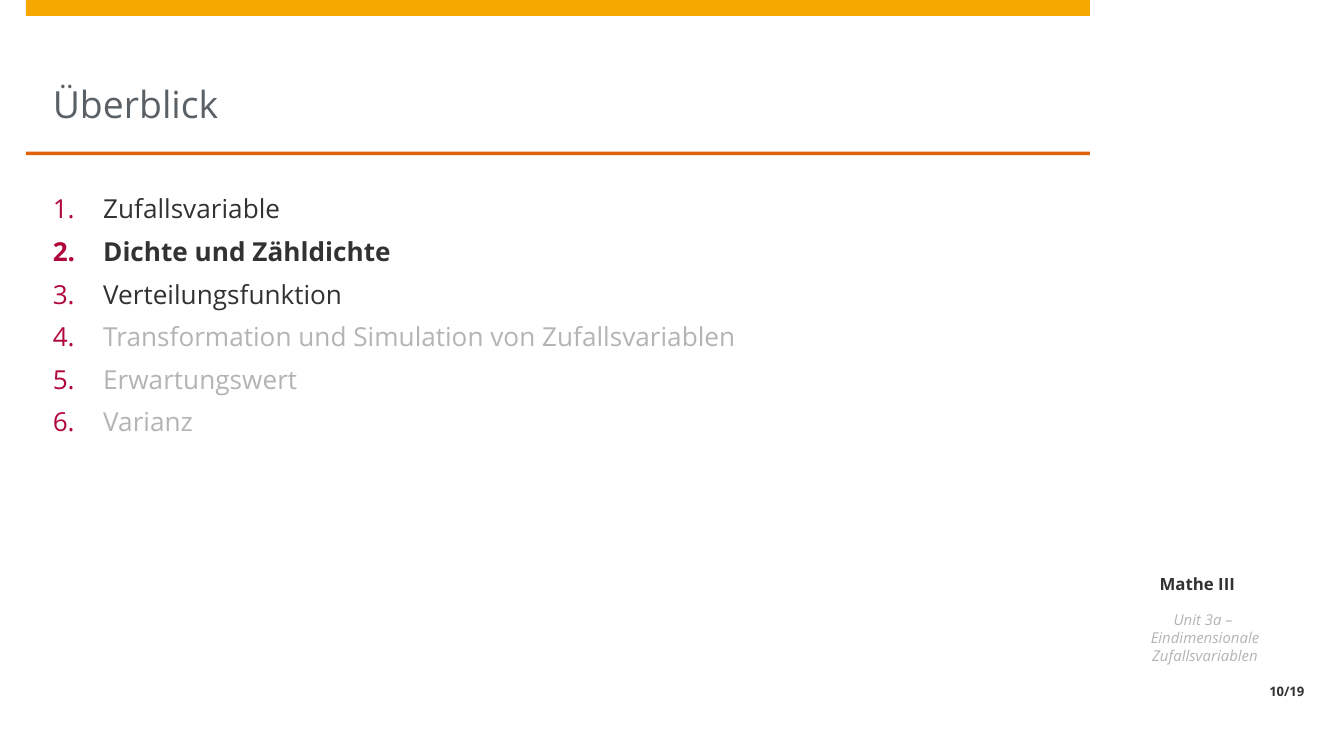
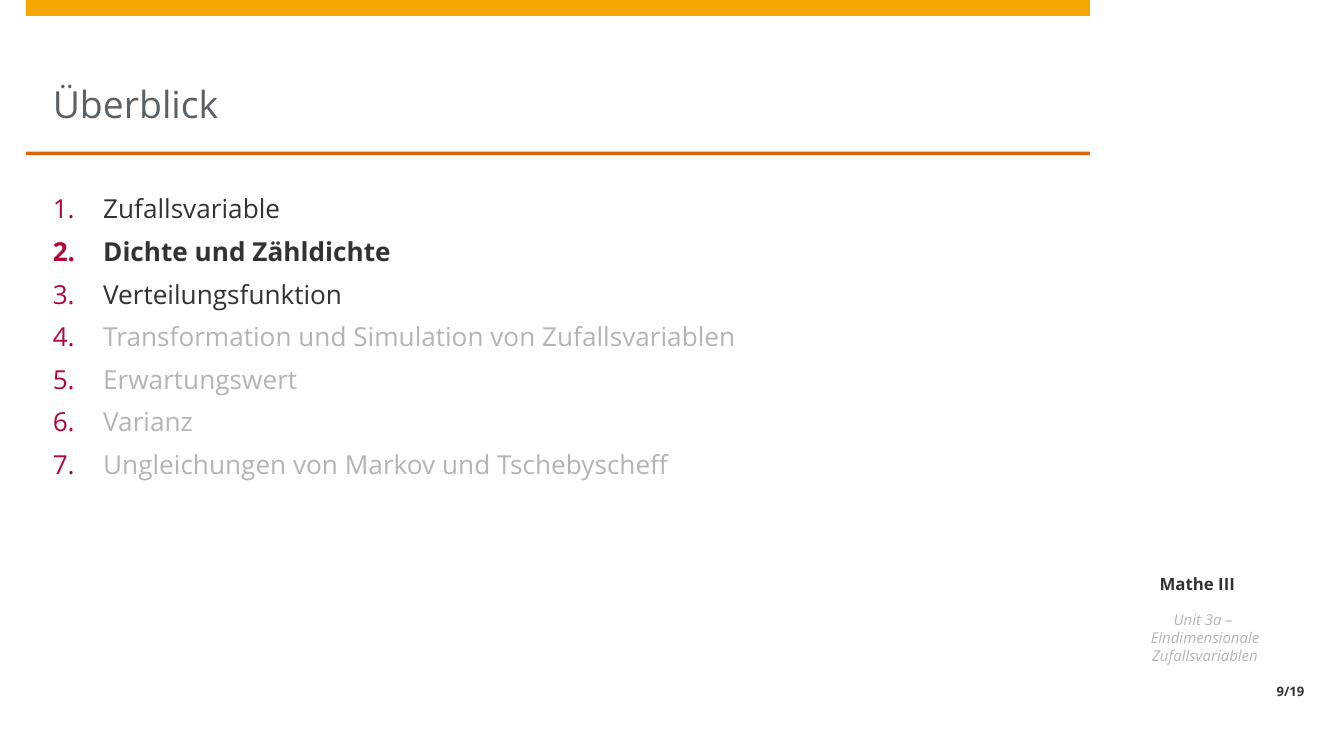
Before and after one commit to HPI-Artificial-Intelligence-Teaching/ma3-ws2324, a slide deck: slide 9 of unit3/Unit3a - Eindimensionale Zufallsvariablen.pptx (slide 10 before the commit). Drawn at 1344x756 pixels with LibreOffice and Linux fonts; fonts in the diff are those of the drawing; background and template pictures are left out. Boxes give left, top, right and bottom in pixels: in the first picture for what was removed or moved away, otherwise in the second. Text is boxed around its words. In the diff, an @@ line names an element or a change of style, - is before the commit and + after.

```diff
--- a/unit3/Unit3a - Eindimensionale Zufallsvariablen.pptx
+++ b/unit3/Unit3a - Eindimensionale Zufallsvariablen.pptx
@@ text at bbox=[103, 454, 668, 480]: paragraph added @@
+7. Ungleichungen von Markov und Tschebyscheff
@@ page number at bbox=[1277, 686, 1305, 696]: text changed @@
-10/19
+9/19
```
Also in this commit, not shown: 5 other slides changed, 1 other file.
